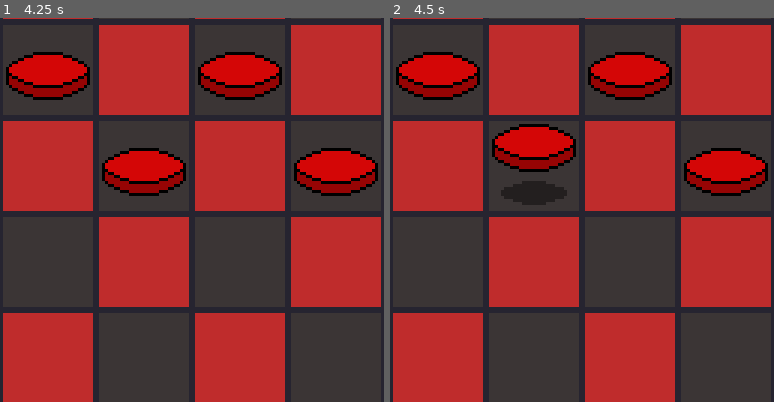
Above: before the commit, frames 1-2 (left to right).
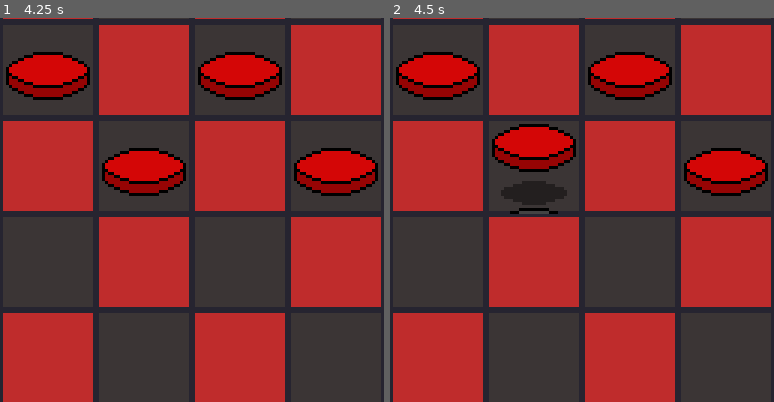
Above: after the commit, the same moments.

Repository: dhammar/checkers
Game: Godot game, scene res://Game.tscn
The game is run twice, just before and just after one commit, with the same random seed, the same clock (stepped at 60 frames per second) and the same inputs.
Inputs (mouse positions are % of the whole screen's width and height, from its top left):
- Up to frame 1 (4.25 s): tap Enter at 0.5, 2, 3.5 s; move the mouse to (72, 45) at 0.52 s; click (72, 45) at 0.67 s; tap Space at 1.25, 2.75 s; move the mouse to (30, 55) at 1.27 s; click (30, 55) at 1.42 s; move the mouse to (60, 28) at 2.02 s; click (60, 28) at 2.17 s; move the mouse to (45, 70) at 2.77 s; click (45, 70) at 2.92 s; move the mouse to (80, 65) at 3.52 s; click (80, 65) at 3.67 s
- Up to frame 2 (4.5 s): tap Space at 4.25 s; move the mouse to (20, 35) at 4.27 s; click (20, 35) at 4.42 s
The pictures show only the part of the screen within x 0-50%, y 12-62%; the shares and areas given below are measured in that part.

Frame 1 is identical in both runs. In frame 2, 0.2% of the frame differs, in the area x 31-44%, y 49-52%.

Commit message:
add king piece sprites and logic for displaying

Diff:
--- a/Piece.gd
+++ b/Piece.gd
@@ -3,6 +3,10 @@
 # "red" or "black" or player?
 @export_enum("red", "black") var color: String
 @export var selected: bool
+@export var king: bool
+
+var sprite;
+var selected_sprite;
 
 # Called when the node enters the scene tree for the first time.
 func _ready():
@@ -13,23 +17,29 @@
 	position = pos
 	print("adding %s piece to %s" % [color, pos])
 	if color == "black":
-		$BlackIdle.show();
+		sprite = $BlackIdle;
+		selected_sprite = $BlackSelected;
 	else:
-		$RedIdle.show();
+		sprite = $RedIdle;
+		selected_sprite = $RedSelected;
+	sprite.show()
 
 func select():
+	selected = !selected
+	if selected:
+		sprite.hide()
+		selected_sprite.show()
+	else:
+		selected_sprite.hide()
+		sprite.show()
+
+func set_king():
+	king = true
+	sprite.hide()
 	if color == "black":
-		if selected:
-			$BlackIdle.show();
-			$BlackSelected.hide();
-		else:
-			$BlackIdle.hide();
-			$BlackSelected.show();
+		sprite = $BlackKingIdle
+		selected_sprite = $BlackKingSelected
 	else:
-		if selected:
-			$RedIdle.show();
-			$RedSelected.hide();
-		else:
-			$RedIdle.hide();
-			$RedSelected.show();
-	selected = !selected
+		sprite = $RedKingIdle
+		selected_sprite = $RedKingSelected
+	sprite.show()
--- a/Piece.tscn
+++ b/Piece.tscn
@@ -5,8 +5,6 @@
 
 [node name="Piece" type="Node2D"]
 script = ExtResource("1_uiwh8")
-color = null
-selected = null
 
 [node name="RedIdle" type="Sprite2D" parent="."]
 visible = false
@@ -35,3 +33,33 @@
 texture = ExtResource("1_k46us")
 region_enabled = true
 region_rect = Rect2(32, 0, 32, 32)
+
+[node name="RedKingIdle" type="Sprite2D" parent="."]
+visible = false
+texture_filter = 1
+texture = ExtResource("1_k46us")
+region_enabled = true
+region_rect = Rect2(0, 96, 32, 32)
+
+[node name="RedKingSelected" type="Sprite2D" parent="."]
+visible = false
+texture_filter = 1
+texture = ExtResource("1_k46us")
+offset = Vector2(0, -2)
+region_enabled = true
+region_rect = Rect2(32, 94, 32, 32)
+
+[node name="BlackKingIdle" type="Sprite2D" parent="."]
+visible = false
+texture_filter = 1
+texture = ExtResource("1_k46us")
+region_enabled = true
+region_rect = Rect2(0, 64, 32, 32)
+
+[node name="BlackKingSelected" type="Sprite2D" parent="."]
+visible = false
+texture_filter = 1
+texture = ExtResource("1_k46us")
+offset = Vector2(0, 2)
+region_enabled = true
+region_rect = Rect2(32, 62, 32, 32)
Binary file changed: assets/checkers-sheet.png
